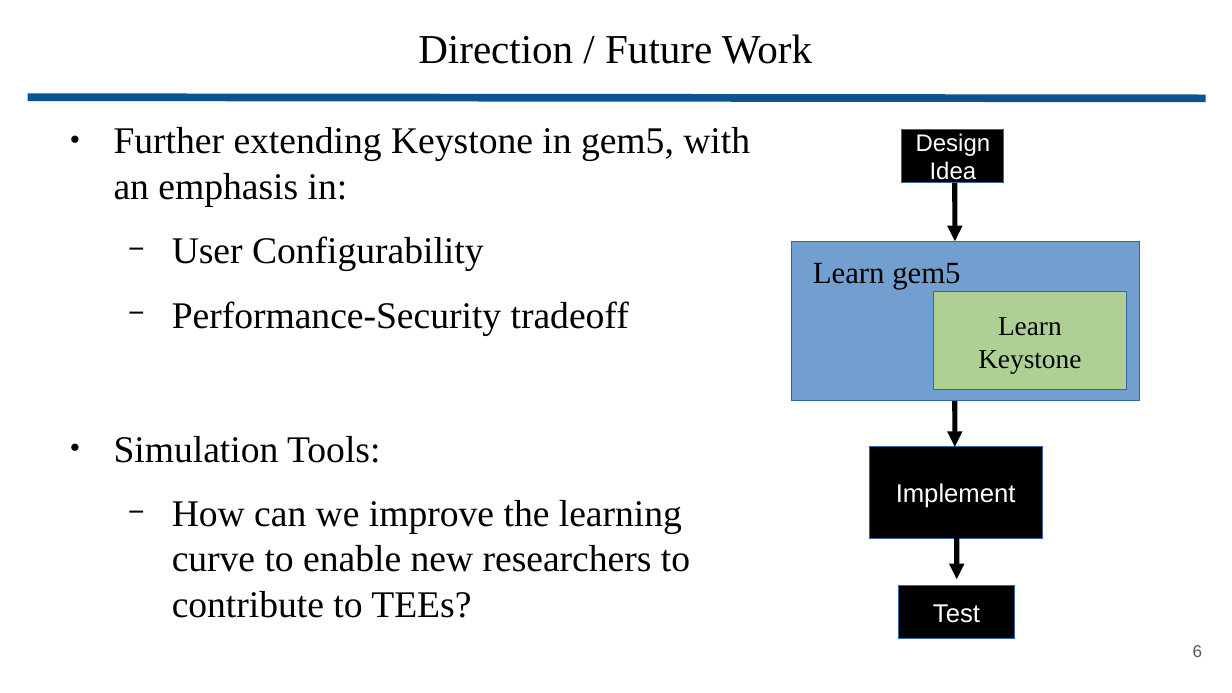
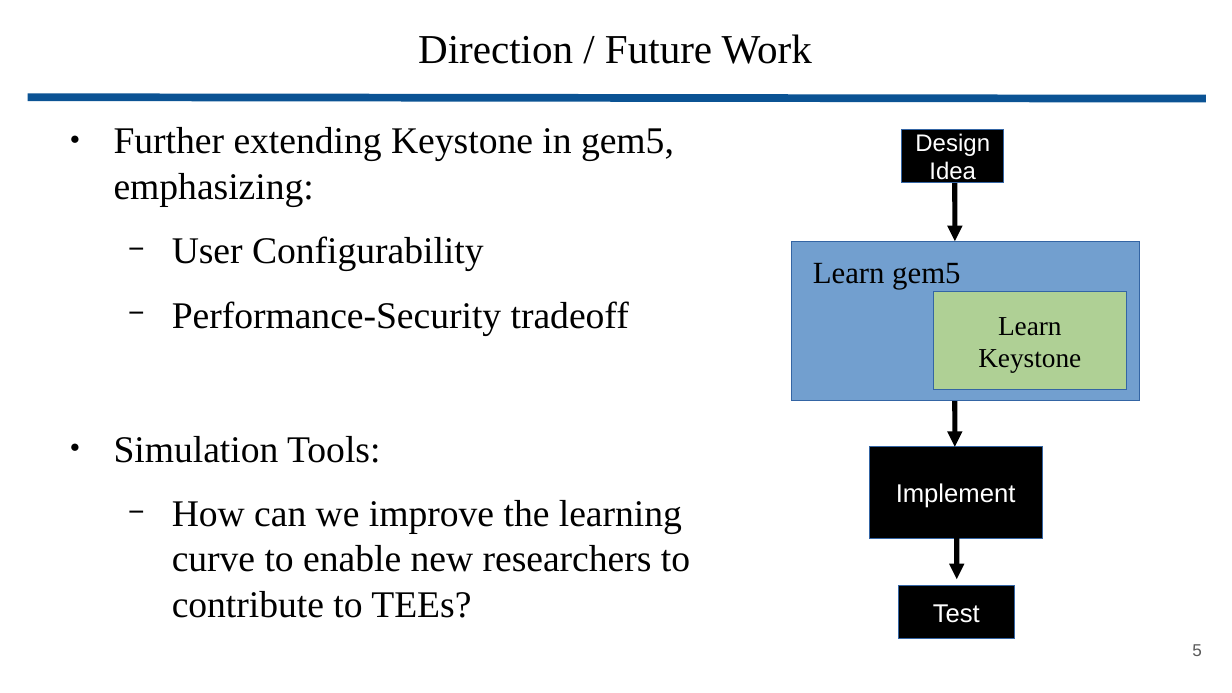
Before and after one commit to wbuz24/grad-research, a slide deck: slide 5 of presentations/YARCH25_lightning.pptx (slide 6 before the commit). Drawn at 1232x693 pixels with LibreOffice and Linux fonts; fonts in the diff are those of the drawing. Boxes give left, top, right and bottom in pixels: in the first picture for what was removed or moved away, otherwise in the second. Text is boxed around its words. In the diff, an @@ line names an element or a change of style, - is before the commit and + after.

```diff
--- a/presentations/YARCH25_lightning.pptx
+++ b/presentations/YARCH25_lightning.pptx
@@ text at bbox=[114, 127, 674, 207]: text changed @@
-● Further extending Keystone in gem5, with an emphasis in:
+● Further extending Keystone in gem5, emphasizing:
@@ page number at bbox=[1192, 644, 1202, 656]: text changed @@
-6
+5
```
Also in this commit, not shown: 4 other slides changed, 1 slide removed.
